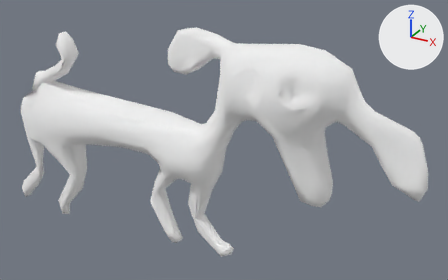
What one commit did to the glTF model static/models/characters/zoa.glb.
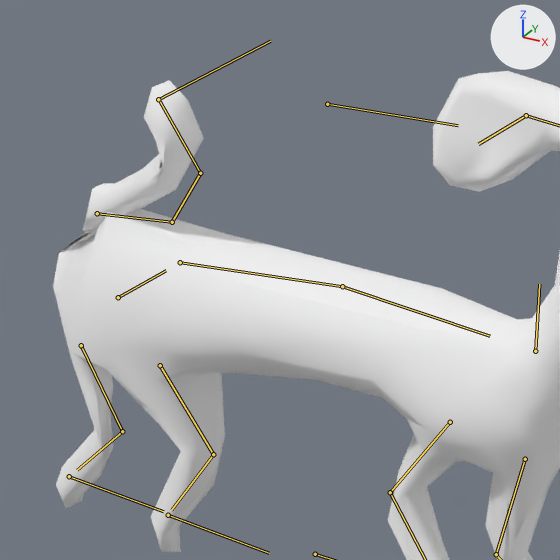
There are two pictures of each version: one whole from a camera (50 mm lens) standing at (6.26, -7.72, 6.36) and looking at (1.81, 0.37, 2.31), one close up on the part from 0% to 48% of the width and 0% to 77% of the height. Arrows for +X, +Y and +Z are at upper right; the lights stay in place. Both versions are drawn at frame 15 of the action 'Walk'; the numbers are the values there. The bones that bend it are drawn over the model as lines in the close-ups.
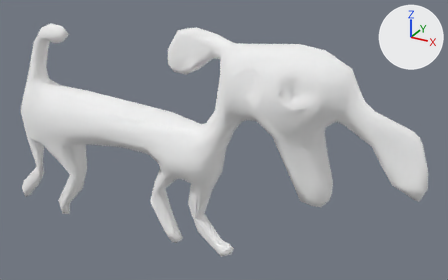
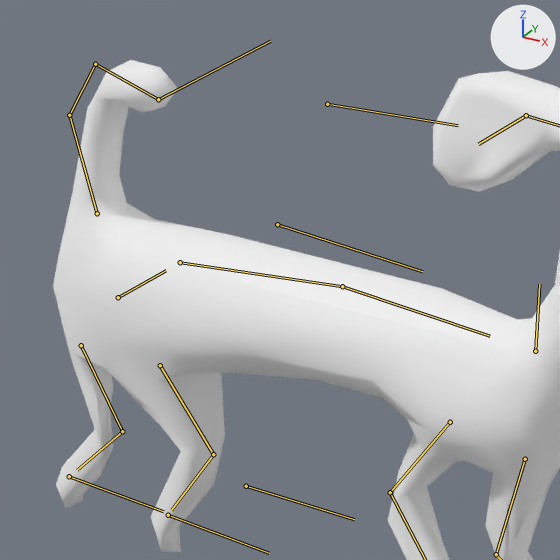
Patch to the scene script:
```diff
--- a/static/models/characters/zoa.glb.py
+++ b/static/models/characters/zoa.glb.py
@@ bone_tail1 @@
 bone_tail1 = bpy.data.objects['Armature'].pose.bones['Tail1']  # child of 'Butt'
-bone_tail1.rotation_quaternion = (0.016, -0.06, -0.583, 0.81)  # degrees (-72, 4, 174)
+bone_tail1.rotation_quaternion = (0.983, -0.175, -0.023, -0.06)  # degrees (-20, -4, -6)
```

Boxes (x1, y1, x2, y2) around the edits, measured in the close-ups (560 x 560 px):
'Mesh', posed
    before: (53, 71, 560, 560)
    after: (53, 60, 560, 560)
bone 'Tail1', root to tip
    before: (97, 213) to (172, 222)
    after: (97, 213) to (69, 115)
